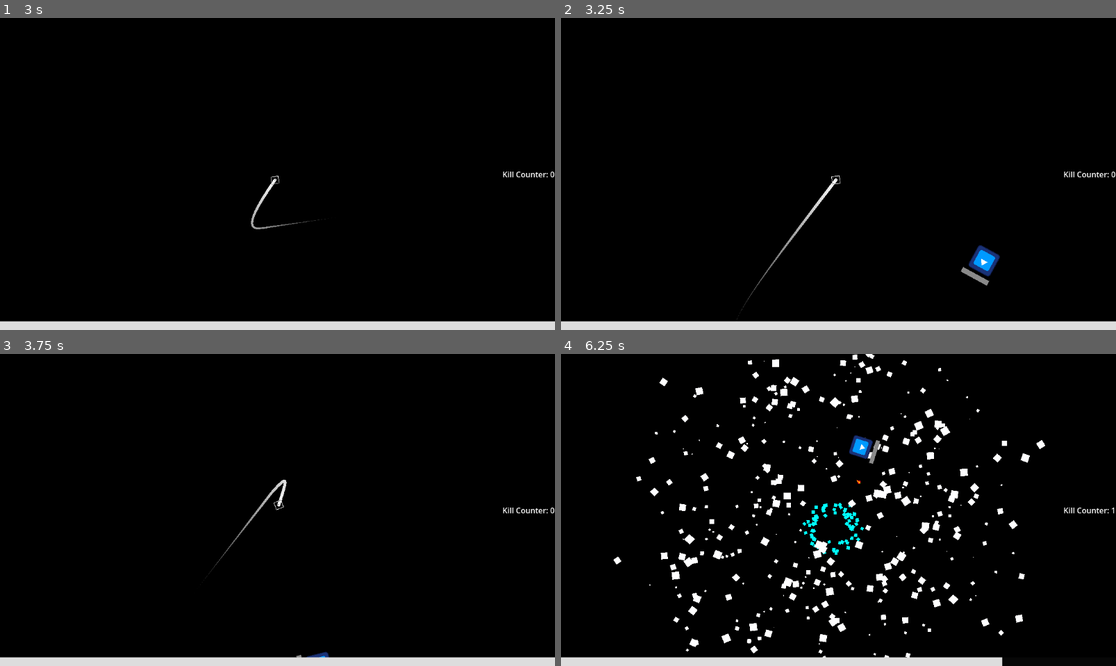
Above: before the commit, frames 1-4 (two rows, left to right).
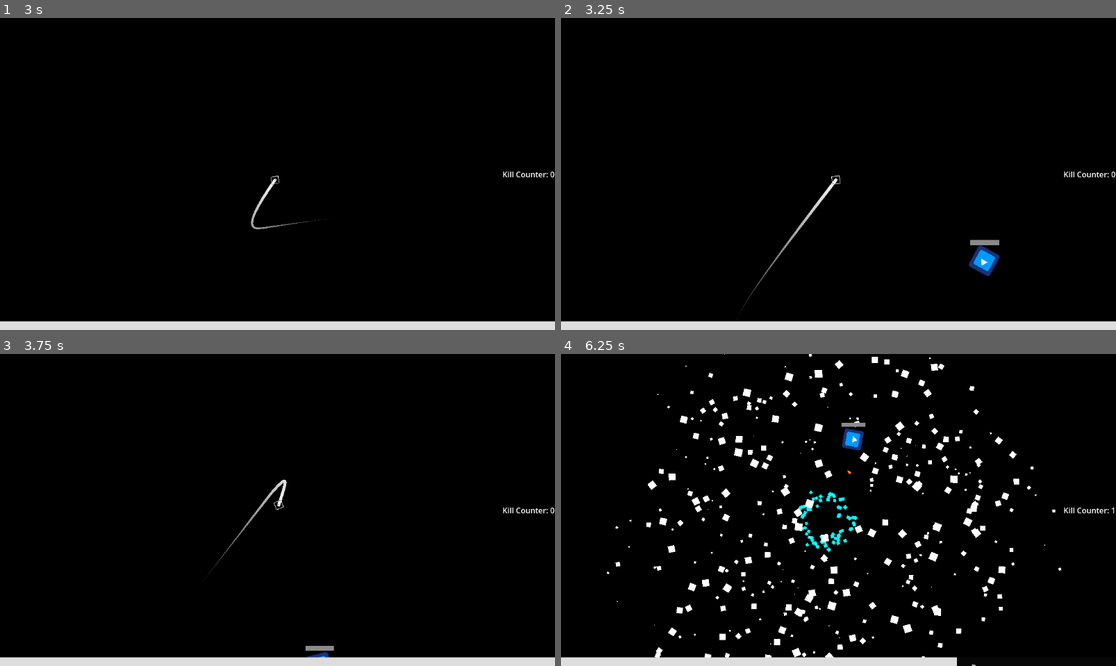
Above: after the commit, the same moments.

Repository: HazarBakir/void_blade
Game: Godot game, scene res://Scenes/main_menu.tscn
Two runs of this game, one before a commit and one after it. Both use one fixed random seed, a clock stepped at 60 frames per second and the inputs below. The engine's default icon, where the game draws it, is replaced by a stand-in: a white triangle on a blue panel in a dark square.
Inputs (mouse positions are in pixels of both pictures, inside the frame that each line leads up to):
- Up to frame 1 (3 s): click "Play" at 0.5 s; tap Enter at 1.25 s; move the mouse to (399, 158) at 1.27 s; press the mouse at (399, 158) at 1.28 s; move the mouse to (166, 189) at 2.02 s; release the mouse at (166, 189) at 2.03 s; click (166, 189) at 2.1 s; move the mouse to (333, 105) at 2.77 s; press the mouse at (333, 105) at 2.78 s
- Up to frame 2 (3.25 s): no input
- Up to frame 3 (3.75 s): move the mouse to (249, 572) at 3.52 s; release the mouse at (249, 572) at 3.53 s; click (249, 572) at 3.6 s
- Up to frame 4 (6.25 s): move the mouse to (1005, 556) at 4.27 s; press the mouse at (1005, 556) at 4.28 s; move the mouse to (672, 463) at 5.02 s; release the mouse at (672, 463) at 5.03 s; click (672, 463) at 5.1 s; move the mouse to (866, 510) at 5.77 s; press the mouse at (866, 510) at 5.78 s

Frame 1 is identical in both runs. In frame 2, 0.2% of the frame differs, in the area x 71-79%, y 71-86%; in frame 3, less than 0.1%; in frame 4, 9.8%, in the area x 8-91%, y 0-100%.

Commit message:
bugfix, enemy rotate
additionally, new bullet color.

Diff:
--- a/Scenes/bullet_particle.tscn
+++ b/Scenes/bullet_particle.tscn
@@ -381,8 +381,8 @@
 shader_parameter/damping_max = 0.0
 shader_parameter/initial_angle_min = -299.4
 shader_parameter/initial_angle_max = 103.2
-shader_parameter/scale_min = 3.0
-shader_parameter/scale_max = 5.0
+shader_parameter/scale_min = 1.0
+shader_parameter/scale_max = 10.27
 shader_parameter/hue_variation_min = 0.0
 shader_parameter/hue_variation_max = 0.0
 shader_parameter/anim_speed_min = 0.0
@@ -393,7 +393,7 @@
 shader_parameter/emission_shape_offset = Vector3(0, 0, 0)
 shader_parameter/emission_shape_scale = Vector3(1, 1, 1)
 shader_parameter/velocity_pivot = Vector3(0, 0, 0)
-shader_parameter/color_value = Color(1, 0.416667, 0, 1)
+shader_parameter/color_value = Color(0.929412, 0.670588, 0.0588235, 1)
 shader_parameter/gravity = Vector3(0, -1e-06, 0)
 
 [node name="BulletParticle" type="GPUParticles2D"]
--- a/Scenes/enemy_lvl_1_ranger.tscn
+++ b/Scenes/enemy_lvl_1_ranger.tscn
@@ -1,10 +1,10 @@
 [gd_scene load_steps=12 format=3 uid="uid://wer3pvkapch2"]
 
-[ext_resource type="Script" uid="uid://cxtqkpmof6s2u" path="res://Scripts/Enemy/enemy.gd" id="1_rrurh"]
-[ext_resource type="PackedScene" uid="uid://bk26mij5r3bbl" path="res://Scenes/Components/HealthComponent.tscn" id="2_cipht"]
+[ext_resource type="Script" uid="uid://cxtqkpmof6s2u" path="res://Scripts/enemy/enemy.gd" id="1_rrurh"]
+[ext_resource type="PackedScene" uid="uid://bk26mij5r3bbl" path="res://scenes/Components/HealthComponent.tscn" id="2_cipht"]
 [ext_resource type="Texture2D" uid="uid://cbvrpblaxd16w" path="res://icon.svg" id="2_cvvx1"]
-[ext_resource type="PackedScene" uid="uid://c0gq8trldftv0" path="res://Scenes/Components/HitboxComponent.tscn" id="3_p86u8"]
-[ext_resource type="PackedScene" uid="uid://44magkyc6d5o" path="res://Scenes/healthbar.tscn" id="5_cipht"]
+[ext_resource type="PackedScene" uid="uid://c0gq8trldftv0" path="res://scenes/Components/HitboxComponent.tscn" id="3_p86u8"]
+[ext_resource type="PackedScene" uid="uid://44magkyc6d5o" path="res://scenes/healthbar.tscn" id="5_cipht"]
 
 [sub_resource type="RectangleShape2D" id="RectangleShape2D_xaxbr"]
 
--- a/Scenes/enemy_spawner.tscn
+++ b/Scenes/enemy_spawner.tscn
@@ -1,6 +1,6 @@
 [gd_scene load_steps=2 format=3 uid="uid://dot0y6kbrri6e"]
 
-[ext_resource type="Script" uid="uid://cv4n58l3pvndp" path="res://Scripts/Enemy/enemy_spawner.gd" id="1_4l55s"]
+[ext_resource type="Script" uid="uid://cv4n58l3pvndp" path="res://Scripts/enemy/enemy_spawner.gd" id="1_4l55s"]
 
 [node name="enemy_spawner" type="Node2D"]
 script = ExtResource("1_4l55s")
--- a/Scripts/enemy/enemy.gd
+++ b/Scripts/enemy/enemy.gd
@@ -100,7 +100,7 @@
 
 func _update_rotation() -> void:
 	if target != null:
-		look_at(target.global_position)
+		sprite.look_at(target.global_position)
 
 func _should_shoot() -> bool:
 	if not can_shoot or target == null:
@@ -109,23 +109,15 @@
 	var distance_to_player = global_position.distance_to(target.global_position)
 	if distance_to_player > PLAYER_DISTANCE_THRESHOLD:
 		return false
-
-	return _is_facing_target()
-
-func _is_facing_target() -> bool:
-	var to_player = (target.global_position - global_position).normalized()
-	var forward = Vector2.RIGHT.rotated(rotation)
-	var dot_product = to_player.dot(forward)
-	return dot_product > SHOOT_ANGLE_THRESHOLD
+	return true
 
 func _apply_recoil() -> void:
-	var backward_direction = -Vector2.RIGHT.rotated(rotation)
+	var backward_direction = -Vector2.RIGHT.rotated(sprite.rotation)
 	recoil_velocity = backward_direction * RECOIL_FORCE
 
 func _shoot() -> void:
 	if not _should_shoot():
 		return
-
 	var bullet_instance = BULLET_SCENE.instantiate()
 	if bullet_instance == null:
 		return
@@ -133,7 +125,6 @@
 	bullet_instance.global_transform = muzzle_point.global_transform
 	bullet_instance.target = target
 	game_scene.add_child(bullet_instance)
-
 	_apply_recoil()
 	_apply_shoot_cooldown()
 
--- a/scenes/bullet.tscn
+++ b/scenes/bullet.tscn
@@ -1,8 +1,8 @@
 [gd_scene load_steps=12 format=3 uid="uid://by4phb5t6b52f"]
 
-[ext_resource type="Script" uid="uid://bxembtdwqs3e5" path="res://Scripts/Enemy/bullet.gd" id="1_oduel"]
-[ext_resource type="PackedScene" uid="uid://ccme6x75ia77x" path="res://Scenes/bullet_particle.tscn" id="2_6afsh"]
-[ext_resource type="PackedScene" uid="uid://c0gq8trldftv0" path="res://Scenes/Components/HitboxComponent.tscn" id="2_odot3"]
+[ext_resource type="Script" uid="uid://bxembtdwqs3e5" path="res://Scripts/enemy/bullet.gd" id="1_oduel"]
+[ext_resource type="PackedScene" uid="uid://ccme6x75ia77x" path="res://scenes/bullet_particle.tscn" id="2_6afsh"]
+[ext_resource type="PackedScene" uid="uid://c0gq8trldftv0" path="res://scenes/Components/HitboxComponent.tscn" id="2_odot3"]
 [ext_resource type="Texture2D" uid="uid://bgg4c6xlw04r1" path="res://Sprites/All_Fire_Bullet_Pixel_16x16_01.png" id="2_ycag2"]
 
 [sub_resource type="RectangleShape2D" id="RectangleShape2D_y25gk"]
--- a/scenes/game_scene.tscn
+++ b/scenes/game_scene.tscn
@@ -1,7 +1,7 @@
 [gd_scene load_steps=5 format=3 uid="uid://pektlh5iak8r"]
 
-[ext_resource type="PackedScene" uid="uid://bvr6pjuau5noi" path="res://Scenes/player.tscn" id="1_w5aja"]
-[ext_resource type="PackedScene" uid="uid://dot0y6kbrri6e" path="res://Scenes/enemy_spawner.tscn" id="4_fiftr"]
+[ext_resource type="PackedScene" uid="uid://bvr6pjuau5noi" path="res://scenes/player.tscn" id="1_w5aja"]
+[ext_resource type="PackedScene" uid="uid://dot0y6kbrri6e" path="res://scenes/enemy_spawner.tscn" id="4_fiftr"]
 [ext_resource type="Script" uid="uid://dj4jlrxcrjnj2" path="res://Scripts/Player/kill_count.gd" id="4_rgj8m"]
 
 [sub_resource type="Environment" id="Environment_6h5vk"]
--- a/scenes/player.tscn
+++ b/scenes/player.tscn
@@ -1,13 +1,13 @@
 [gd_scene load_steps=12 format=3 uid="uid://bvr6pjuau5noi"]
 
 [ext_resource type="Script" uid="uid://ci83gs3bkbyh4" path="res://Scripts/Player/player_movement.gd" id="1_qhqgy"]
-[ext_resource type="PackedScene" uid="uid://bk26mij5r3bbl" path="res://Scenes/Components/HealthComponent.tscn" id="2_8erm5"]
+[ext_resource type="PackedScene" uid="uid://bk26mij5r3bbl" path="res://scenes/Components/HealthComponent.tscn" id="2_8erm5"]
 [ext_resource type="Script" uid="uid://dfwyus0mfu76u" path="res://Scripts/camera.gd" id="2_x3wgy"]
-[ext_resource type="PackedScene" uid="uid://c0gq8trldftv0" path="res://Scenes/Components/HitboxComponent.tscn" id="3_f1ek2"]
+[ext_resource type="PackedScene" uid="uid://c0gq8trldftv0" path="res://scenes/Components/HitboxComponent.tscn" id="3_f1ek2"]
 [ext_resource type="Script" uid="uid://b13u0ty16kbto" path="res://Scripts/Player/trail_line.gd" id="4_dqkch"]
 [ext_resource type="Texture2D" uid="uid://b118d671n3r7b" path="res://Sprites/crosshair043.png" id="5_8erm5"]
-[ext_resource type="PackedScene" uid="uid://bodr213y7ryu7" path="res://Scenes/explode particle.tscn" id="5_fkybt"]
-[ext_resource type="PackedScene" uid="uid://44magkyc6d5o" path="res://Scenes/healthbar.tscn" id="8_8erm5"]
+[ext_resource type="PackedScene" uid="uid://bodr213y7ryu7" path="res://scenes/explode particle.tscn" id="5_fkybt"]
+[ext_resource type="PackedScene" uid="uid://44magkyc6d5o" path="res://scenes/healthbar.tscn" id="8_8erm5"]
 
 [sub_resource type="CircleShape2D" id="CircleShape2D_qhqgy"]
 radius = 3.68421
